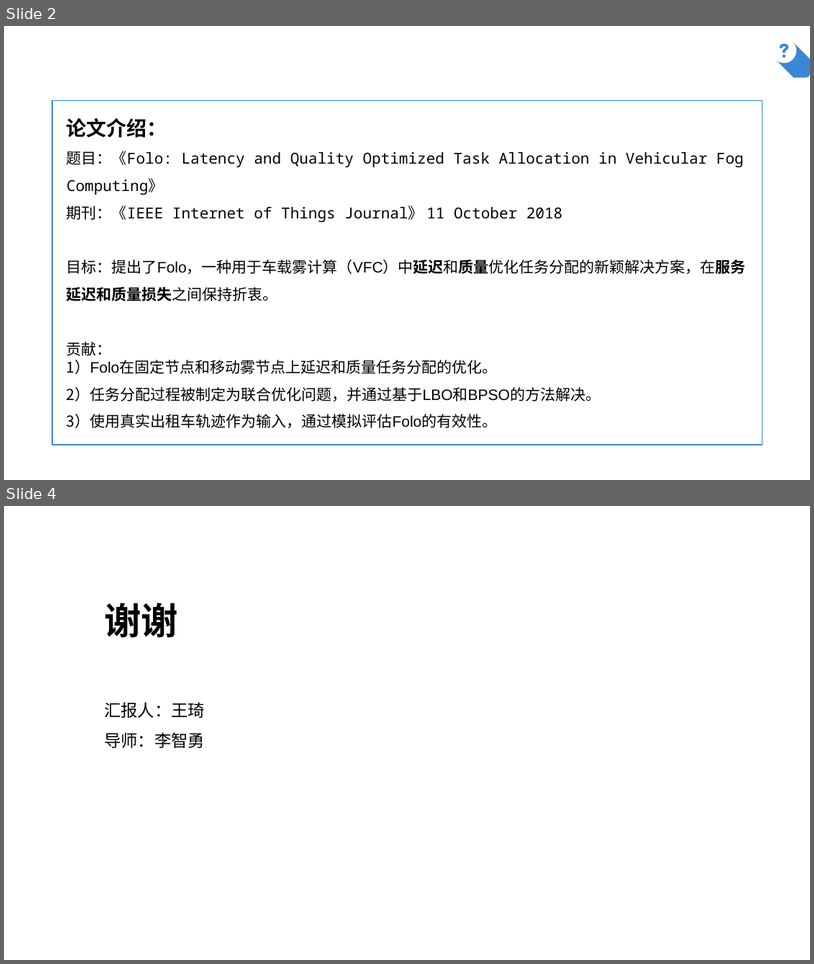
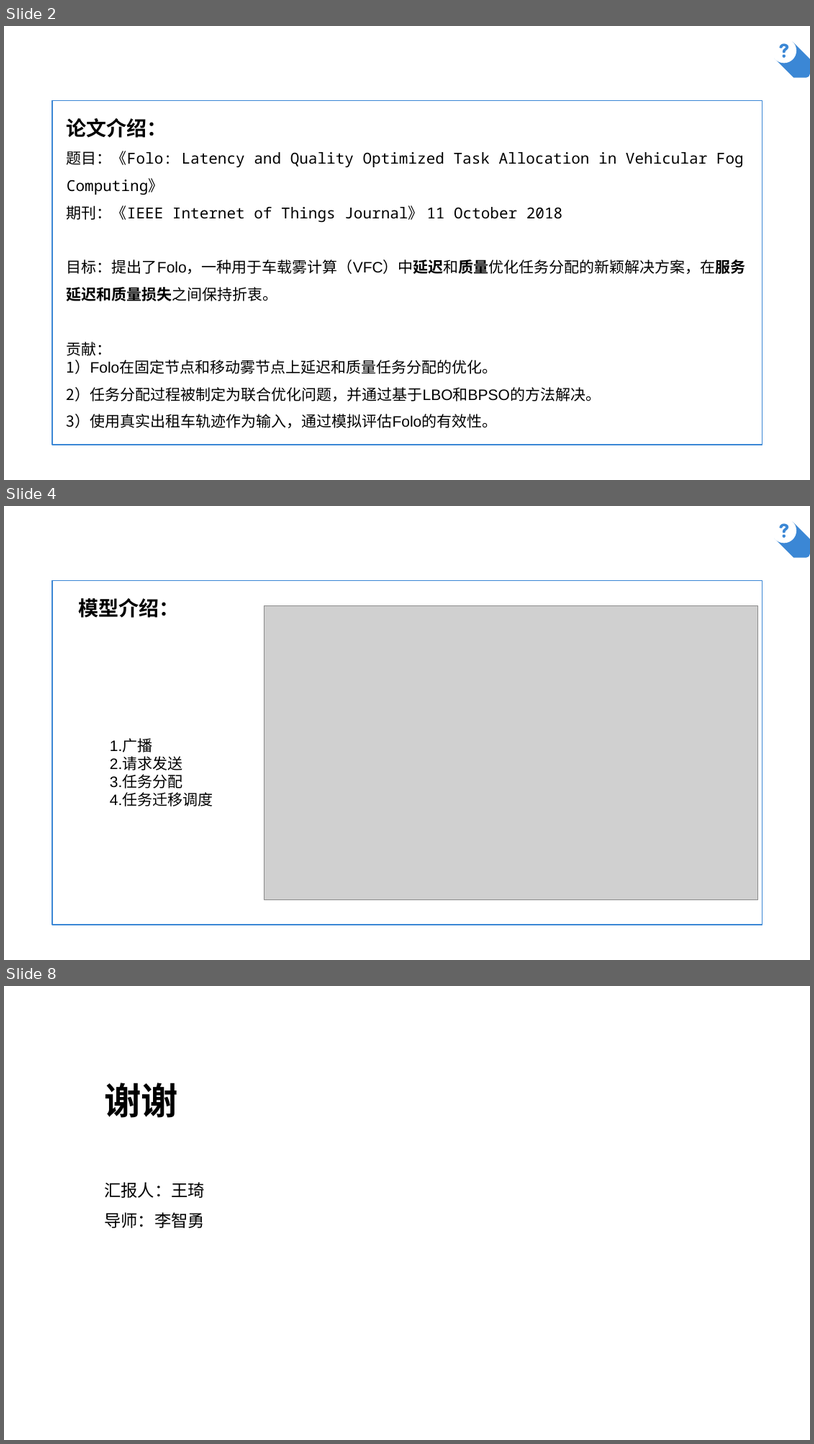
Before and after one commit to AlfredChiang/Mobile-Edge-Computing, a slide deck: Folo Latency andQuality Optimized Task Allocation in Vehicular Fog Computing/2018-11-20.pptx. Shown one above the other, each under a label of ours: slides 2 and 4 before the commit, slides 2, 4 and 8 after it; the slides between them are not shown. The pictures are 814x964 and 814x1444 pixels, drawn with LibreOffice and Linux fonts; fonts in the diff are those of the drawing; grey boxes stand for pictures; background and template pictures are left out. Boxes give left, top, right and bottom in pixels: in the first picture for what was removed or moved away, otherwise in the second. Text is boxed around its words. In the diff, an @@ line names an element or a change of style, - is before the commit and + after.

```diff
--- a/Folo Latency andQuality Optimized Task Allocation in Vehicular Fog Computing/2018-11-20.pptx
+++ b/Folo Latency andQuality Optimized Task Allocation in Vehicular Fog Computing/2018-11-20.pptx
@@ slide 4 added at (4, 506, 810, 960), background picture (left out) @@
@@ line added from (755, 555) to (755, 513), #FFFFFF 2.25 pt @@
@@ freeform shape added at (772, 518, 797, 543), fill #FFFFFF @@
@@ freeform shape added at (775, 522, 810, 558), fill #3B87D5 @@
@@ parallelogram added at (52, 580, 763, 924), outline #3B87D5 1 pt @@
@@ text added at (79, 598, 180, 618), 24 pt, text #000000, bold @@
+模型介绍：
@@ picture added at (264, 606, 759, 899) @@
@@ text added at (110, 739, 214, 806), 18 pt, text #000000 @@
+1.广播
+2.请求发送
+3.任务分配
+4.任务迁移调度
@@ what was slide 4 is now slide 8 @@
```
Also in this commit, not shown: 4 other slides added, 1 slide removed, 1 other file.
